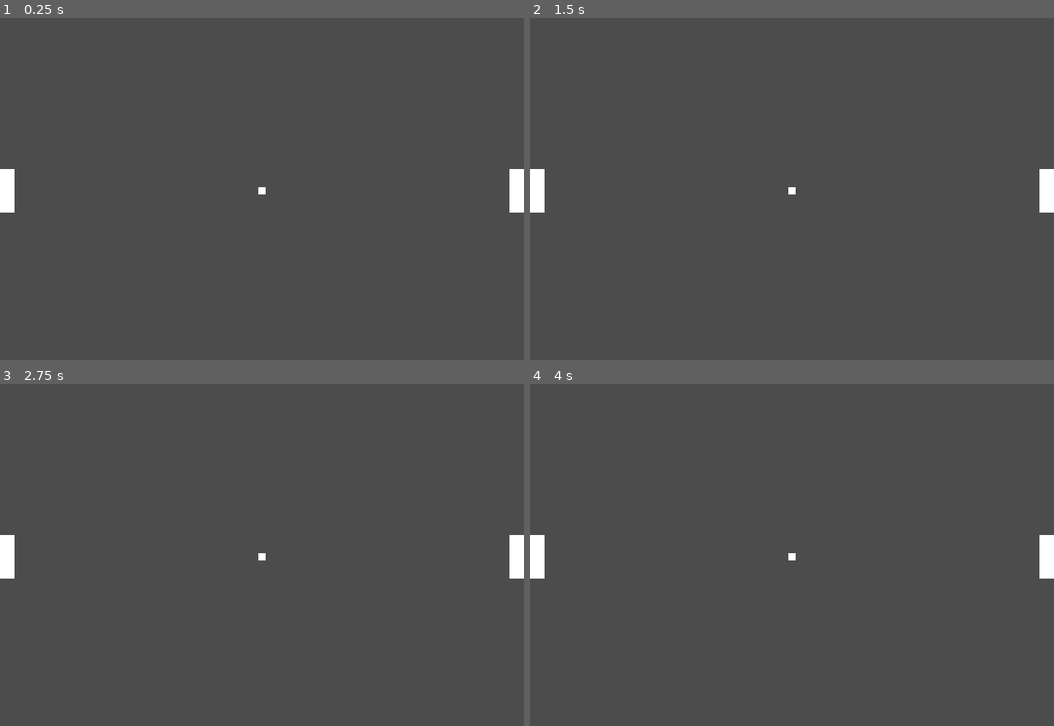
Above: before the commit, frames 1-4 (two rows, left to right).
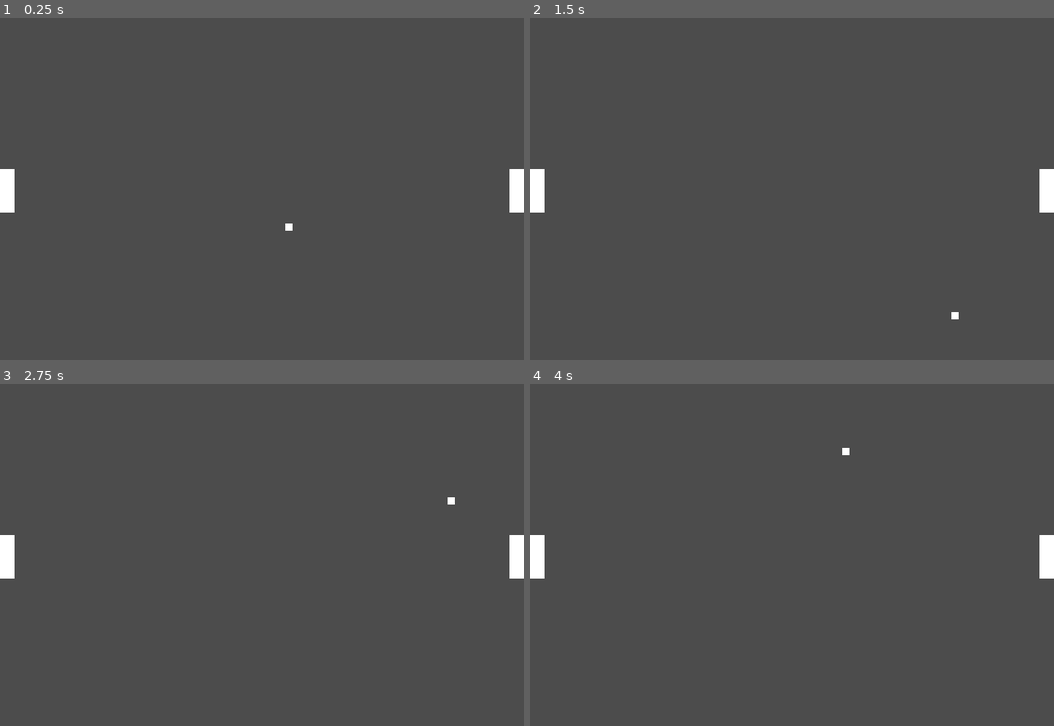
Above: after the commit, the same moments.

Repository: kalakian/whatever
Game: Godot game, scene res://Game.tscn
Same seed, same stepped clock (60 frames per second), same inputs: the game is played once before the commit and once after it.
Inputs:
- Up to frame 1 (0.25 s): no input
- Up to frame 2 (1.5 s): tap Enter at 1.25 s
- Up to frame 3 (2.75 s): no input
- Up to frame 4 (4 s): tap Space at 2.75 s

The runs differ from the first frame. In frame 1, less than 0.1% of the frame differs, in the area x 49-56%, y 49-63%; in frame 2, less than 0.1%; in frame 3, less than 0.1%; in frame 4, less than 0.1%.

Commit message:
Pong: Physics!
- Added physics body and colliders so the puck bounces about the screen now

Diff:
--- a/Pong/Game.tscn
+++ b/Pong/Game.tscn
@@ -1,9 +1,41 @@
-[gd_scene load_steps=3 format=2]
+[gd_scene load_steps=5 format=2]
 
 [ext_resource path="res://Puck.tscn" type="PackedScene" id=1]
 [ext_resource path="res://Paddle.tscn" type="PackedScene" id=2]
 
+[sub_resource type="RectangleShape2D" id=1]
+extents = Vector2( 380, 10 )
+
+[sub_resource type="RectangleShape2D" id=2]
+extents = Vector2( 10, 240 )
+
 [node name="Game" type="Node2D"]
+
+[node name="Borders" type="Node2D" parent="."]
+
+[node name="Top" type="StaticBody2D" parent="Borders"]
+position = Vector2( 360, -10 )
+
+[node name="CollisionShape2D" type="CollisionShape2D" parent="Borders/Top"]
+shape = SubResource( 1 )
+
+[node name="Bottom" type="StaticBody2D" parent="Borders"]
+position = Vector2( 360, 490 )
+
+[node name="CollisionShape2D" type="CollisionShape2D" parent="Borders/Bottom"]
+shape = SubResource( 1 )
+
+[node name="Left" type="StaticBody2D" parent="Borders"]
+position = Vector2( -10, 240 )
+
+[node name="CollisionShape2D" type="CollisionShape2D" parent="Borders/Left"]
+shape = SubResource( 2 )
+
+[node name="Right" type="StaticBody2D" parent="Borders"]
+position = Vector2( 730, 240 )
+
+[node name="CollisionShape2D" type="CollisionShape2D" parent="Borders/Right"]
+shape = SubResource( 2 )
 
 [node name="Puck" parent="." instance=ExtResource( 1 )]
 position = Vector2( 360, 240 )
--- a/Pong/Paddle.tscn
+++ b/Pong/Paddle.tscn
@@ -1,6 +1,9 @@
-[gd_scene format=2]
+[gd_scene load_steps=2 format=2]
 
-[node name="Paddle" type="Node2D"]
+[sub_resource type="RectangleShape2D" id=1]
+extents = Vector2( 10, 30 )
+
+[node name="Paddle" type="KinematicBody2D"]
 
 [node name="ColorRect" type="ColorRect" parent="."]
 anchor_left = 0.5
@@ -15,3 +18,6 @@
 __meta__ = {
 "_edit_use_anchors_": false
 }
+
+[node name="CollisionShape2D" type="CollisionShape2D" parent="."]
+shape = SubResource( 1 )
--- /dev/null
+++ b/Pong/Puck.gd
@@ -0,0 +1,11 @@
+extends KinematicBody2D
+
+var velocity = Vector2(150, 200)
+
+func _ready():
+	pass # Replace with function body.
+
+func _physics_process(delta):
+	var collision = move_and_collide(velocity * delta)
+	if(collision):
+		velocity = velocity.bounce(collision.normal)
--- a/Pong/Puck.tscn
+++ b/Pong/Puck.tscn
@@ -1,6 +1,15 @@
-[gd_scene format=2]
+[gd_scene load_steps=3 format=2]
 
-[node name="Puck" type="Node2D"]
+[ext_resource path="res://Puck.gd" type="Script" id=1]
+
+[sub_resource type="RectangleShape2D" id=1]
+extents = Vector2( 5, 5 )
+
+[node name="Puck" type="KinematicBody2D"]
+script = ExtResource( 1 )
+
+[node name="CollisionShape2D" type="CollisionShape2D" parent="."]
+shape = SubResource( 1 )
 
 [node name="ColorRect" type="ColorRect" parent="."]
 anchor_left = 0.5
